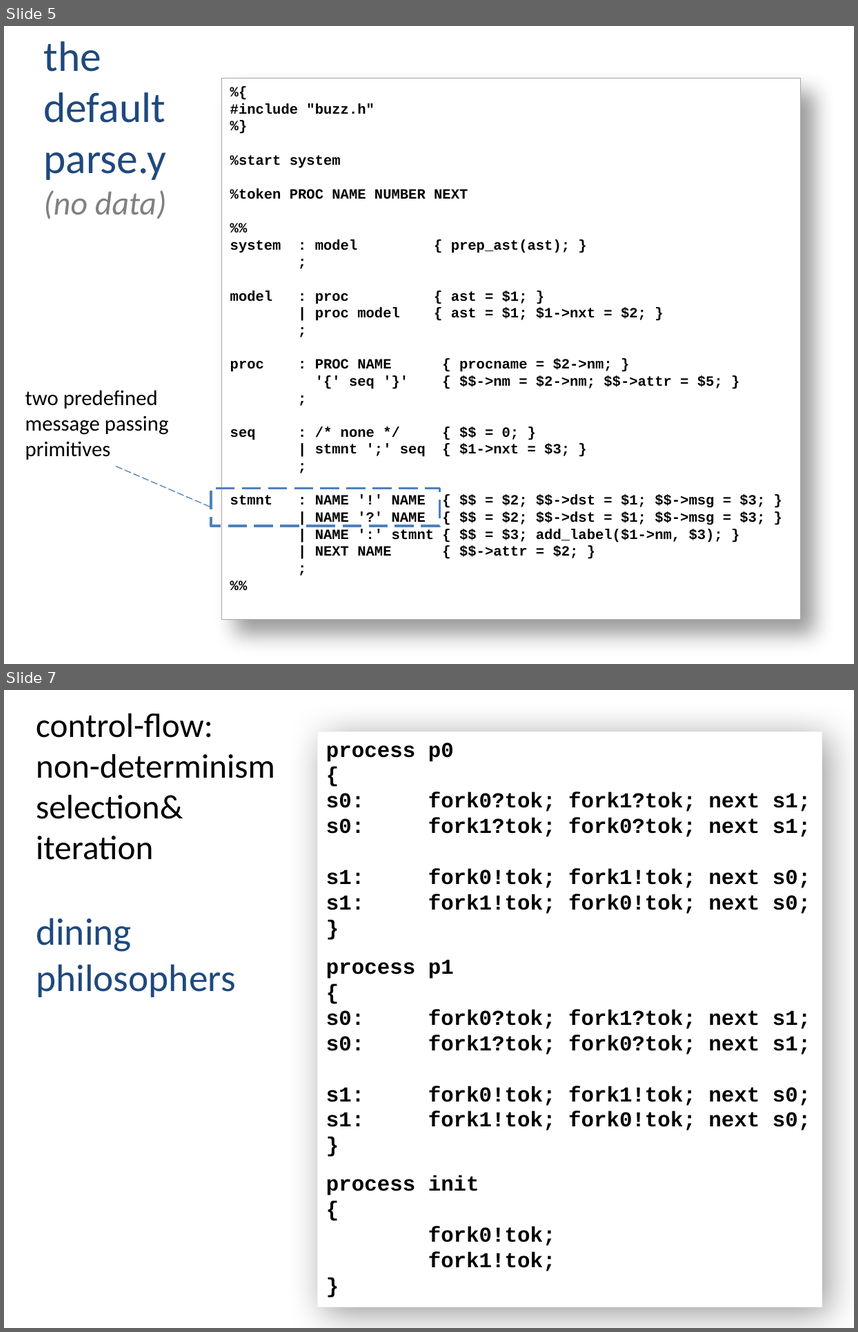
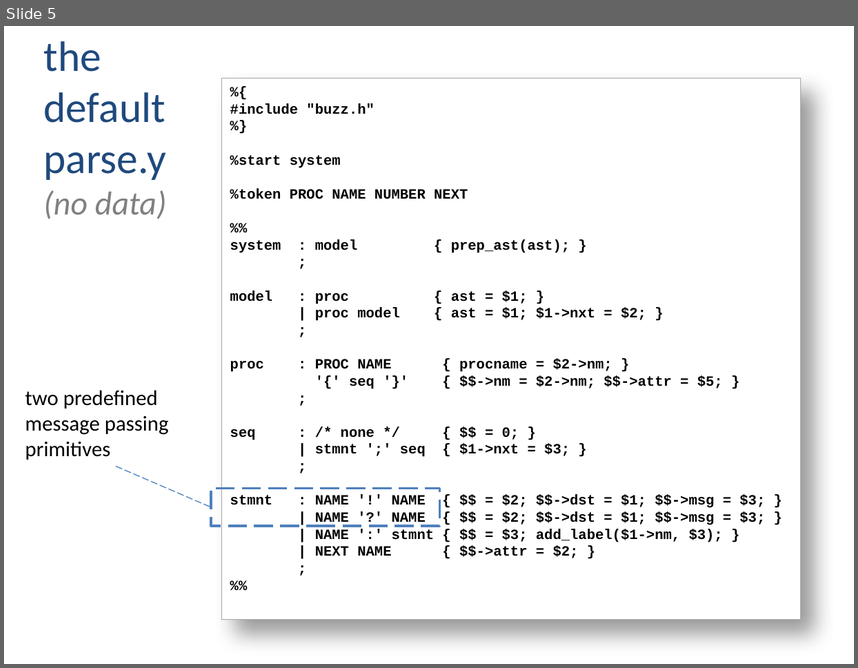
Before and after one commit to nimble-code/Buzz, a slide deck: docs/Buzz_Overview.pptx. Shown one above the other, each under a label of ours: slides 5 and 7 before the commit, slide 5 after it; the slides between them are not shown. The pictures are 858x1332 and 858x668 pixels, drawn with LibreOffice and Linux fonts; fonts in the diff are those of the drawing. Boxes give left, top, right and bottom in pixels: in the first picture for what was removed or moved away, otherwise in the second. Text is boxed around its words. In the diff, an @@ line names an element or a change of style, - is before the commit and + after.

```diff
--- a/docs/Buzz_Overview.pptx
+++ b/docs/Buzz_Overview.pptx
@@ slide 7 removed at [4,690,854,1328], background #FFFFFF @@
@@ title removed at [36,713,275,997] @@
-control-flow:
-non-determinism
-selection&
-iteration
-dining
-philosophers
@@ rectangle removed at [318,731,822,1307] @@
-process p0
-{
-s0: fork0?tok; fork1?tok; next s1;
-s0: fork1?tok; fork0?tok; next s1;
-s1: fork0!tok; fork1!tok; next s0;
-s1: fork1!tok; fork0!tok; next s0;
-}
-process p1
-{
-s0: fork0?tok; fork1?tok; next s1;
-s0: fork1?tok; fork0?tok; next s1;
-s1: fork0!tok; fork1!tok; next s0;
-s1: fork1!tok; fork0!tok; next s0;
-}
-process init
-{
-fork0!tok;
-fork1!tok;
-}
```
Also in this commit, not shown: 3 slides changed, 4 slides added, 1 other slide removed.
